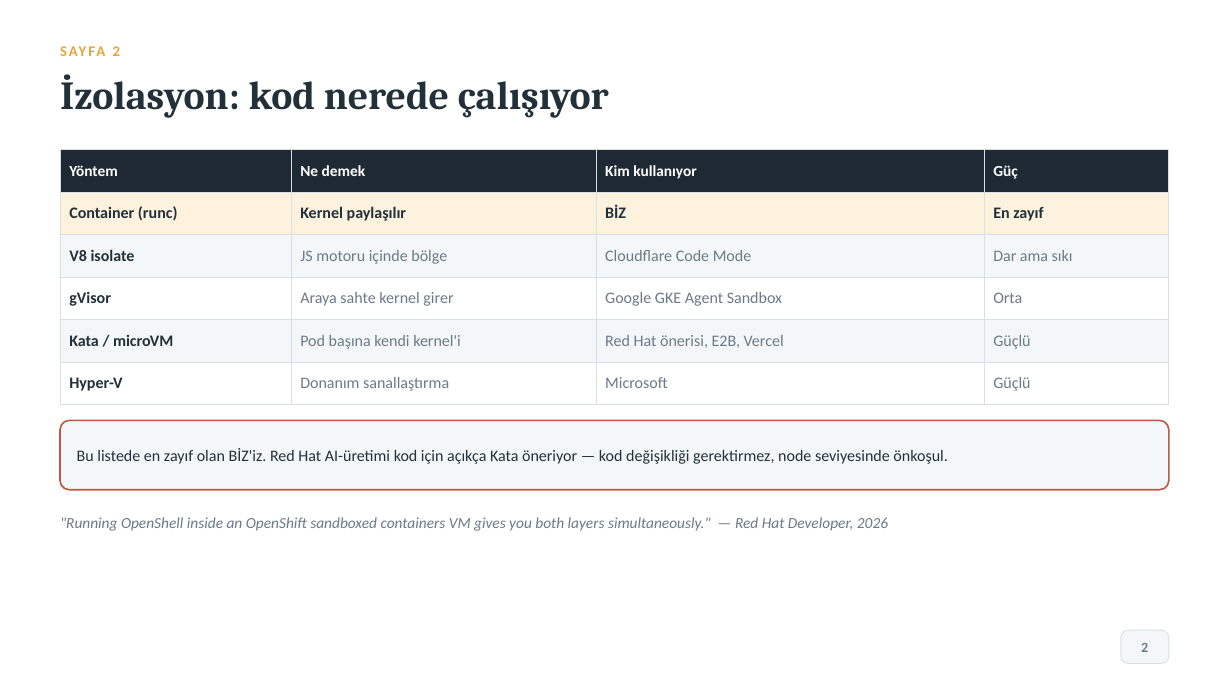
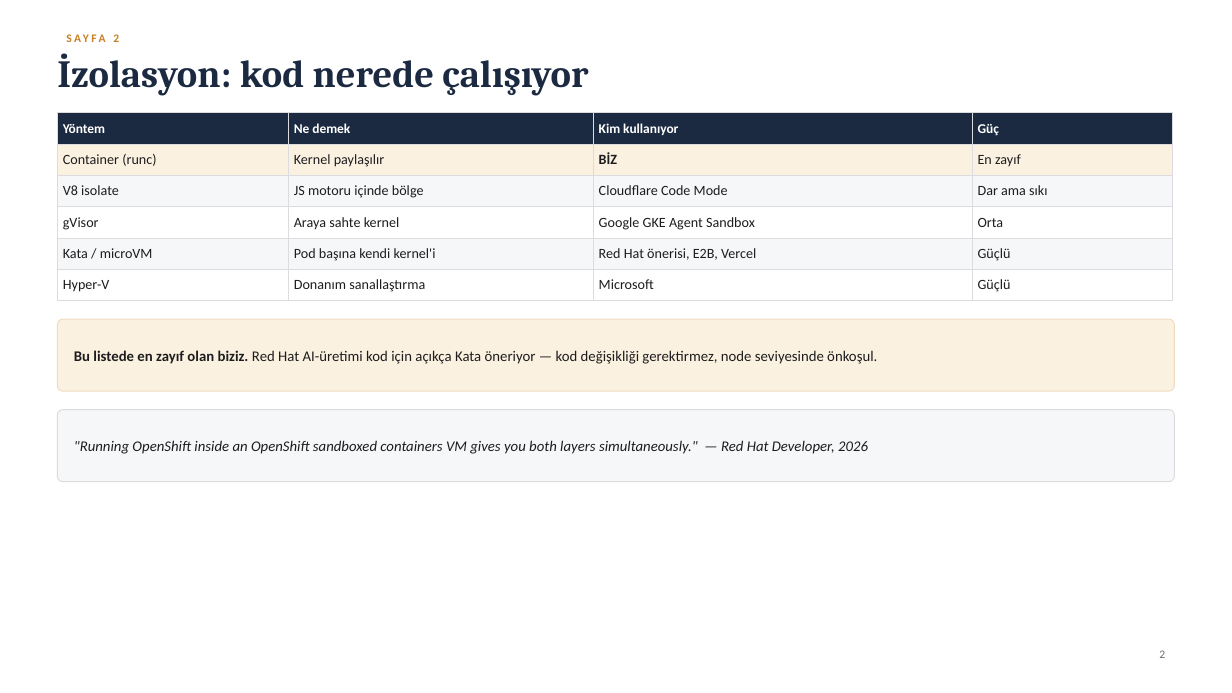
Before and after one commit to AltanReisoglu/Data-Science-Reports, a slide deck: slide 3 of ptc_art/PTC_Sunum_Karsilastirma.pptx. Drawn at 1232x693 pixels with LibreOffice and Linux fonts; fonts in the diff are those of the drawing. Boxes give left, top, right and bottom in pixels: in the first picture for what was removed or moved away, otherwise in the second. Text is boxed around its words. In the diff, an @@ line names an element or a change of style, - is before the commit and + after.

```diff
--- a/ptc_art/PTC_Sunum_Karsilastirma.pptx
+++ b/ptc_art/PTC_Sunum_Karsilastirma.pptx
@@ text "SAYFA 2" moved from (x1=113, y1=46, x2=120, y2=56) to (x1=113, y1=34, x2=119, y2=42) @@
@@ text "SAYFA 2" at (x1=113, y1=34, x2=119, y2=42): size 11.5 to 9 pt, text colour #E8A33D to #C87F26, letter spacing 1.6 to 2 pt @@
@@ text "İzolasyon: kod nerede çalışıyor" moved from (x1=60, y1=74, x2=609, y2=118) to (x1=57, y1=53, x2=588, y2=96) @@
@@ text "İzolasyon: kod nerede çalışıyor" at (x1=57, y1=53, x2=588, y2=96): size 31 to 30 pt, text colour #22303A to #1B2A41 @@
@@ table at (x1=57, y1=113, x2=1173, y2=296) @@
-row 4, column 2: Araya sahte kernel girer
+row 4, column 2: Araya sahte kernel
@@ fill #1F2933 to #1B2A41 in row 1 @@
@@ fill #FDF2DE to #FBF1E0 in row 2 @@
@@ fill #F4F7F9 to #F6F7F9 in 8 cells @@
@@ size 12 to 10.5 pt in "Yöntem", "Ne demek", "Kim kullanıyor", "Güç" @@
@@ size 12.5 to 11 pt in "Container (runc)", "Kernel paylaşılır", "BİZ", "En zayıf" and 15 more places @@
@@ text colour #22303A to #1D1D1F in "Container (runc)", "Kernel paylaşılır", "BİZ", "En zayıf" and 4 more places @@
@@ bold off in "Container (runc)", "Kernel paylaşılır", "En zayıf", "V8 isolate" and 3 more places @@
@@ text colour #6B7A87 to #1D1D1F in "JS motoru içinde bölge", "Cloudflare Code Mode", "Dar ama sıkı", "Google GKE Agent Sandbox" and 7 more places @@
@@ borders changed @@
@@ table resized from (x1=60, y1=150, x2=1169, y2=395) to (x1=57, y1=113, x2=1173, y2=296) @@
@@ rounded rectangle added at (x1=57, y1=319, x2=1175, y2=391), fill #FBF1E0, outline #EFDCC0 0.75 pt @@
@@ text at (x1=74, y1=350, x2=877, y2=364): text changed; size 12.5 to 11.5 pt; text colour #22303A to #1D1D1F @@
-Bu listede en zayıf olan BİZ'iz. Red Hat AI-üretimi kod için açıkça Kata öneriyor — kod değişikliği gerektirmez, node seviyesinde önkoşul.
+Bu listede en zayıf olan biziz. Red Hat AI-üretimi kod için açıkça Kata öneriyor — kod değişikliği gerektirmez, node seviyesinde önkoşul.
@@ rounded rectangle resized from (x1=60, y1=421, x2=1169, y2=490) to (x1=57, y1=409, x2=1175, y2=482) @@
@@ rounded rectangle at (x1=57, y1=409, x2=1175, y2=482): fill #F4F7F9 to #F6F7F9; outline #C05746 1.25 pt to #DCDCE0 0.75 pt; proportions changed @@
@@ text at (x1=74, y1=440, x2=868, y2=454): text changed; size 12 to 11.5 pt; text colour #6B7A87 to #1D1D1F @@
-"Running OpenShell inside an OpenShift sandboxed containers VM gives you both layers simultaneously." — Red Hat Developer, 2026
+"Running OpenShift inside an OpenShift sandboxed containers VM gives you both layers simultaneously." — Red Hat Developer, 2026
@@ text ""Running OpenShift inside an OpenShift ..." at (x1=74, y1=440, x2=868, y2=454): vertical alignment top to middle @@
@@ rounded rectangle removed at (x1=1121, y1=630, x2=1169, y2=664) @@
@@ text "2" moved from (x1=1141, y1=643, x2=1148, y2=652) to (x1=1159, y1=650, x2=1165, y2=658) @@
@@ text "2" at (x1=1159, y1=650, x2=1165, y2=658): size 11 to 9 pt, text colour #6B7A87 to #6E6E73, bold off; alignment centre to right @@
```
Also in this commit, not shown: 14 other slides changed, 2 slides added, 2 slides removed, 8 other files.
